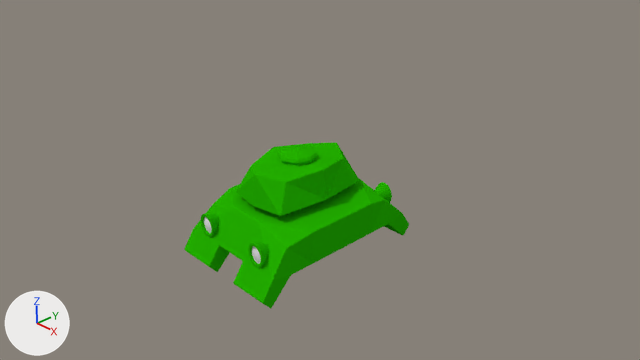
An edit to the Blender file Cyberspace/Assets/Models/Player/Centers/Tank Center.blend, drawn before and after from the same camera.
Both versions are drawn from the file's camera 'Camera'. Lighting does not change. The marker at lower left points along +X, +Y and +Z.

The scene before the commit, as lines of its bpy script (objects in view):
```python
me_cube_003 = bpy.data.meshes.new('Cube.003')
me_cube_003.from_pydata(...)  # 404 vertices, 460 faces; spans x -1.0..1.0, y -1.6..1.6, z -0.69..1.07
# faces by material slot: [396, 64]
me_cube_003.materials.append(mat_tank_center)  # its picture is missing
me_cube_003.materials.append(mat_light)  # white #e7e7e7
ob_tank_center = bpy.data.objects.new('Tank Center', me_cube_003)
ob_tank_center.location = (0.0, 0.0, -0.1)
_m = ob_tank_center.modifiers.new('Bevel', 'BEVEL')
_m.width = 1.0
_m.width_pct = 1.0
_m.segments = 2
_m.limit_method = 'NONE'
_m.spread = 0.0
```
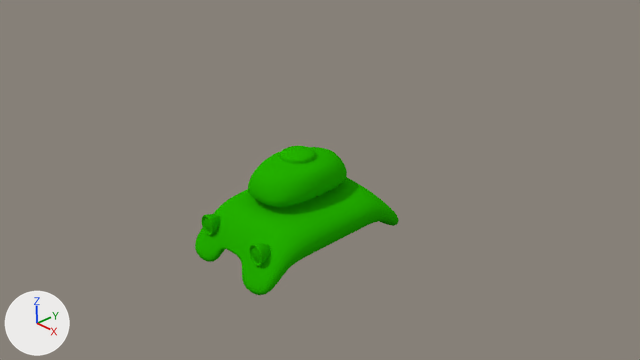
Where the change shows, as pixel boxes [x1, y1, x2, y2] in the pictures (640 x 360 px):
'Tank Center', reshaped, modifiers changed (9% narrower, 10% shorter): before [184, 143, 409, 308]; after [195, 146, 399, 295]
part 1 of me_cube_003, deleted: before [374, 182, 392, 203]
part 2 of me_cube_003, shading changed: before [184, 143, 409, 308]; after [195, 146, 399, 295]
part 3 of me_cube_003, recoloured: [205, 218, 261, 263] in both

What the commit changed:
me_cube_003 is used by ob_tank_center; location (0.0, 0.0, -0.1).
me_cube_003 had 404 vertices, 460 faces and spanned x -1.0..1.0, y -1.6..1.6, z -0.69..1.07.
me_cube_003 now has 272 vertices, 300 faces and spans x -1.0..1.0, y -1.6..1.6, z -0.69..1.07.
me_cube_003 part 1: the loose piece of 66 vertices spanning x 0.43..0.77, y 1.12..1.39, z -0.21..0.21 is deleted.
me_cube_003 part 2: 300 kept faces spanning x -1.0..1.0, y -1.6..1.6, z -0.69..1.07 are now shaded smooth.
me_cube_003 part 3: 32 faces spanning x -0.72..0.72, y -1.39..-1.35, z -0.15..0.15 switch from mat_light (white #e7e7e7) to mat_tank_center (its picture is missing).
Object 'Tank Center' (ob_tank_center) loses its BEVEL modifier named 'Bevel'.
Modifier setting removed (it was width = 1.0).
Modifier setting removed (it was width_pct = 1.0).
Modifier setting removed (it was segments = 2).
Modifier setting removed (it was limit_method = 'NONE').
Modifier setting removed (it was spread = 0.0).
Object 'Tank Center' (ob_tank_center) gains a SUBSURF modifier named 'Subsurf'.
